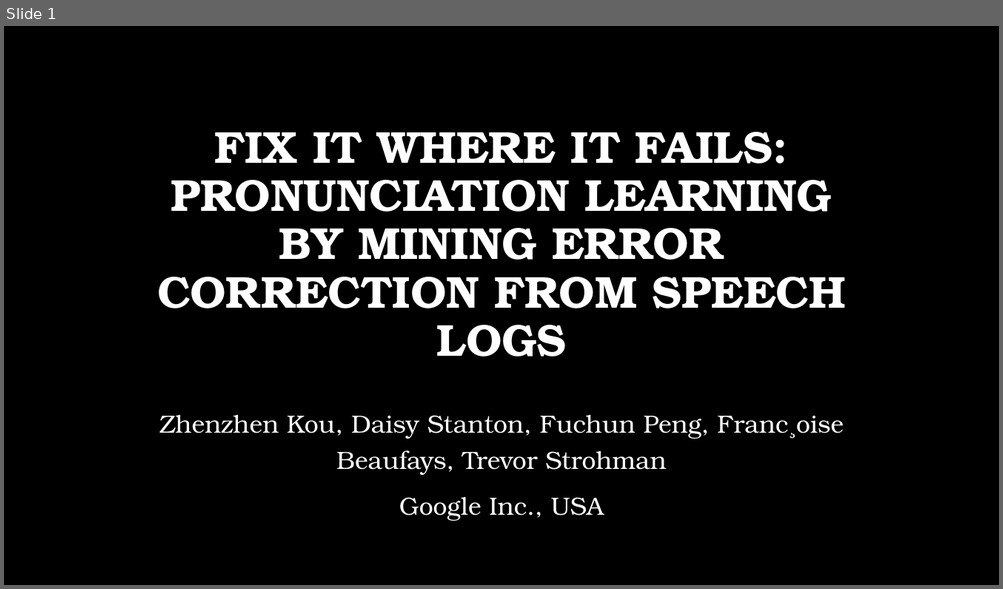
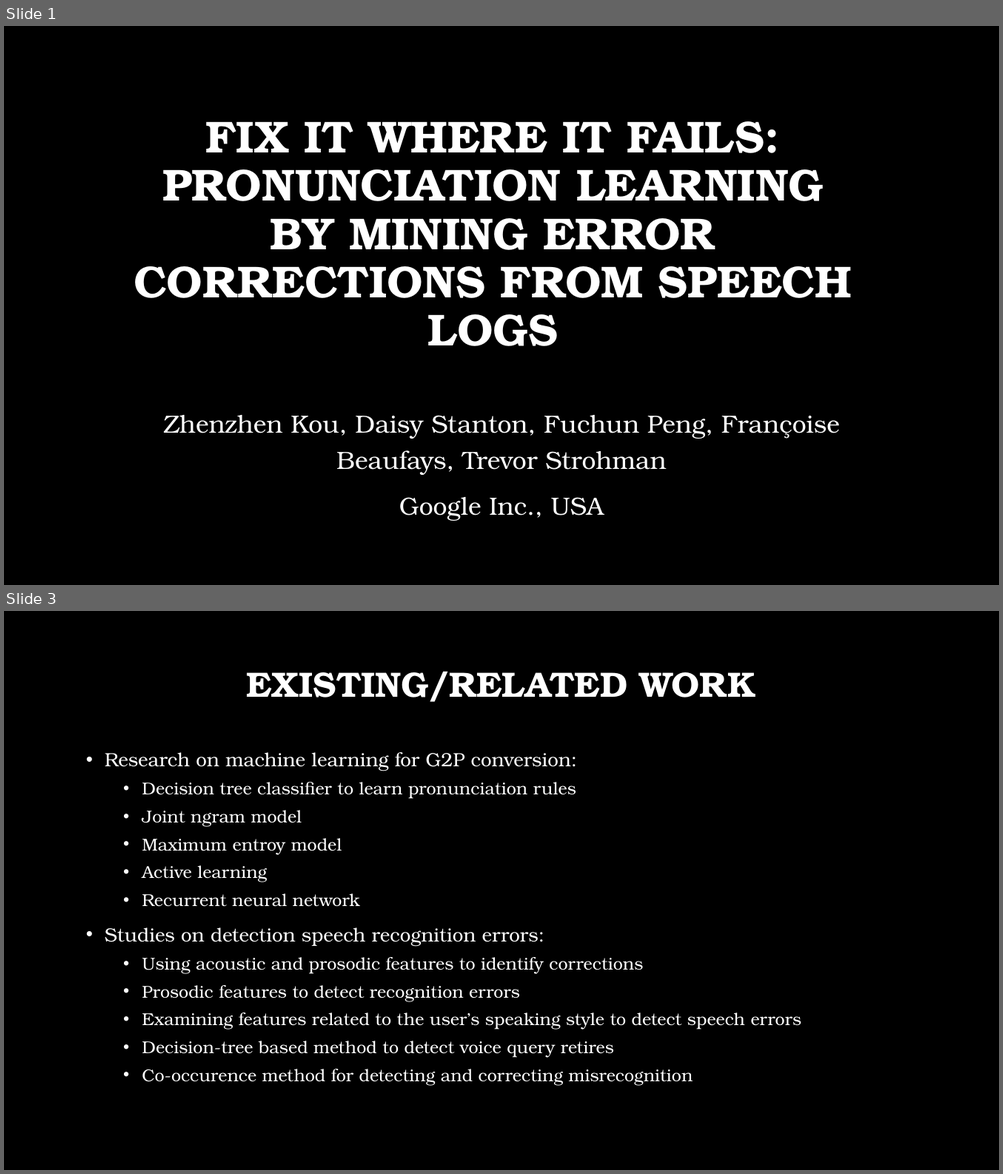
Before and after one commit to msnyde8/COSC757, a slide deck: Assignments/ArticleSummary/ArticleSummarySlides-MJS.pptx. Shown one above the other, each under a label of ours: slide 1 before the commit, slides 1 and 3 after it; the slides between them are not shown. The pictures are 1003x589 and 1003x1174 pixels, drawn with LibreOffice and Linux fonts; fonts in the diff are those of the drawing; background and template pictures are left out. Boxes give left, top, right and bottom in pixels: in the first picture for what was removed or moved away, otherwise in the second. Text is boxed around its words. In the diff, an @@ line names an element or a change of style, - is before the commit and + after.

```diff
--- a/Assignments/ArticleSummary/ArticleSummarySlides-MJS.pptx
+++ b/Assignments/ArticleSummary/ArticleSummarySlides-MJS.pptx
@@ slide 3 added at bbox=[4, 611, 999, 1170], background picture (left out) @@
@@ title added at bbox=[246, 671, 755, 702], 34 pt, text #FFFFFF, bold @@
+EXISTING/RELATED WORK
@@ text added at bbox=[105, 752, 802, 1085], 16.6 pt, text #FFFFFF @@
+• Research on machine learning for G2P conversion:
+  • Decision tree classifier to learn pronunciation rules
+  • Joint ngram model
+  • Maximum entroy model
+  • Active learning
+  • Recurrent neural network
+• Studies on detection speech recognition errors:
+  • Using acoustic and prosodic features to identify corrections
+  • Prosodic features to detect recognition errors
+  • Examining features related to the user’s speaking style to detect speech errors
+  • Decision-tree based method to detect voice query retires
+  • Co-occurence method for detecting and correcting misrecognition
@@ slide 1 changed as well @@
@@ title "FIX IT WHERE IT FAILS: ..." at bbox=[134, 121, 851, 346]: vertical alignment bottom to middle @@
@@ title at bbox=[134, 121, 851, 346]: text changed @@
-FIX IT WHERE IT FAILS: PRONUNCIATION LEARNING BY MINING ERROR CORRECTION FROM SPEECH LOGS
+FIX IT WHERE IT FAILS: PRONUNCIATION LEARNING BY MINING ERROR CORRECTIONS FROM SPEECH LOGS
@@ subtitle at bbox=[163, 415, 839, 475]: text changed @@
-Zhenzhen Kou, Daisy Stanton, Fuchun Peng, Franc¸oise Beaufays, Trevor Strohman
+Zhenzhen Kou, Daisy Stanton, Fuchun Peng, Françoise Beaufays, Trevor Strohman
```
Also in this commit, not shown: 7 other slides added, 4 slides removed, 1 other file.
